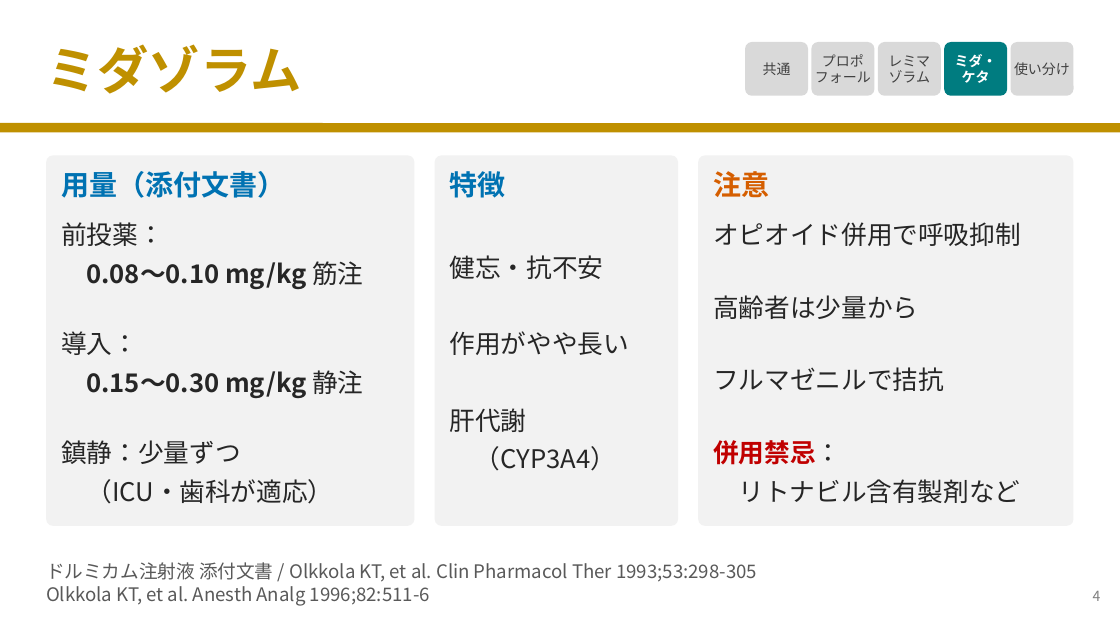
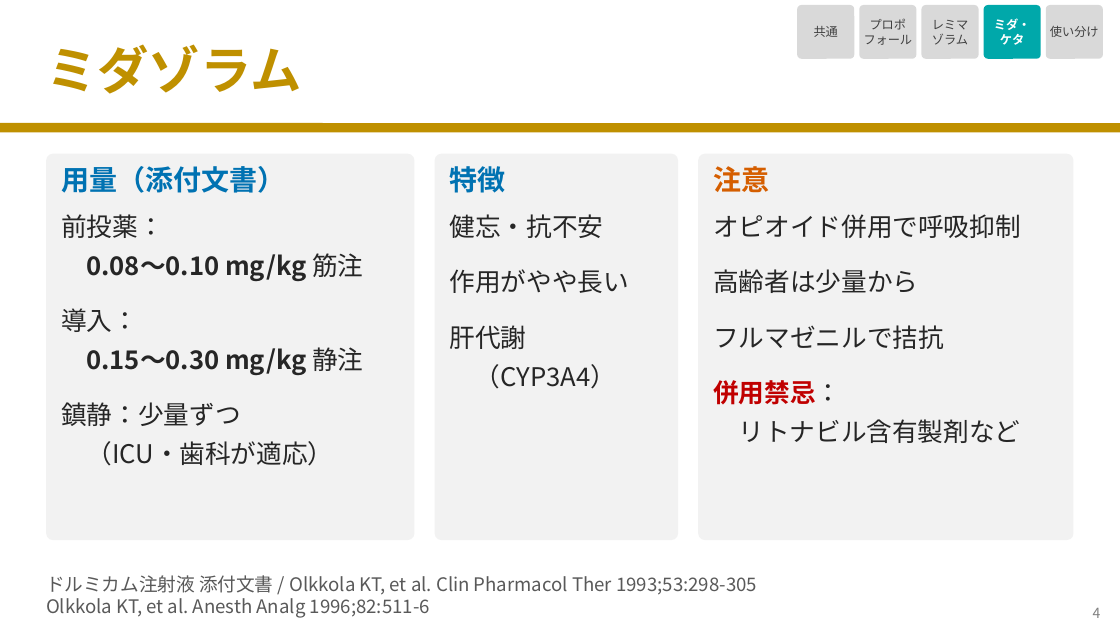
Before and after one commit to nobumitsu-3141/Anes-lecture, a slide deck: slide 5 of slides/3-2_iv_anesthetics/3-2_iv_anesthetics.pptx. Drawn at 1120x630 pixels with LibreOffice and Linux fonts; fonts in the diff are those of the drawing. Boxes give left, top, right and bottom in pixels: in the first picture for what was removed or moved away, otherwise in the second. Text is boxed around its words. In the diff, an @@ line names an element or a change of style, - is before the commit and + after.

```diff
--- a/slides/3-2_iv_anesthetics/3-2_iv_anesthetics.pptx
+++ b/slides/3-2_iv_anesthetics/3-2_iv_anesthetics.pptx
@@ size 12 to 10.5 pt; proportions changed in 4 elements at bbox=[1046, 5, 1103, 59], bbox=[922, 5, 979, 59], bbox=[860, 5, 917, 59], bbox=[797, 5, 854, 59] @@
@@ rounded rectangle "共通": place and size @@
-rounded rectangle "共通" at bbox=[745, 42, 808, 96]
+rounded rectangle "共通" at bbox=[797, 5, 854, 59]
@@ rounded rectangle "プロポ": place and size @@
-rounded rectangle "プロポ" at bbox=[812, 42, 875, 96]
+rounded rectangle "プロポ" at bbox=[860, 5, 917, 59]
@@ rounded rectangle "レミマ": place and size @@
-rounded rectangle "レミマ" at bbox=[878, 42, 941, 96]
+rounded rectangle "レミマ" at bbox=[922, 5, 979, 59]
@@ rounded rectangle "ミダ・": place and size @@
-rounded rectangle "ミダ・" at bbox=[944, 42, 1007, 96]
+rounded rectangle "ミダ・" at bbox=[984, 5, 1041, 59]
@@ rounded rectangle "ミダ・" at bbox=[984, 5, 1041, 59]: size 12 to 10.5 pt; fill #007C80 to #00A8AA; proportions changed @@
@@ rounded rectangle "使い分け": place and size @@
-rounded rectangle "使い分け" at bbox=[1011, 42, 1074, 96]
+rounded rectangle "使い分け" at bbox=[1046, 5, 1103, 59]
@@ rounded rectangle: place and size @@
-rounded rectangle at bbox=[46, 155, 414, 526]
+rounded rectangle at bbox=[46, 154, 414, 540]
@@ rounded rectangle: place and size @@
-rounded rectangle at bbox=[434, 155, 678, 526]
+rounded rectangle at bbox=[434, 154, 678, 540]
@@ rounded rectangle: place and size @@
-rounded rectangle at bbox=[698, 155, 1074, 526]
+rounded rectangle at bbox=[698, 154, 1074, 540]
@@ 3 texts: place and size @@
-3 texts at bbox=[61, 171, 769, 198]
+3 texts at bbox=[61, 166, 769, 193]
@@ 3 texts: place and size @@
-3 texts at bbox=[61, 255, 604, 504]
+3 texts at bbox=[61, 214, 604, 466]
@@ 3 texts: place and size @@
-3 texts at bbox=[61, 222, 1020, 289]
+3 texts at bbox=[61, 214, 1020, 281]
@@ 3 texts: place and size @@
-3 texts at bbox=[450, 331, 1021, 503]
+3 texts at bbox=[450, 269, 1021, 443]
@@ 3 texts: place and size @@
-3 texts at bbox=[61, 295, 918, 398]
+3 texts at bbox=[61, 269, 918, 375]
@@ text "肝代謝": place and size @@
-text "肝代謝" at bbox=[450, 408, 527, 432]
+text "肝代謝" at bbox=[450, 325, 527, 349]
@@ text "フルマゼニルで拮抗": place and size @@
-text "フルマゼニルで拮抗" at bbox=[713, 367, 944, 391]
+text "フルマゼニルで拮抗" at bbox=[713, 325, 944, 349]
@@ text "（CYP3A4）": place and size @@
-text "（CYP3A4）" at bbox=[475, 446, 616, 471]
+text "（CYP3A4）" at bbox=[475, 364, 616, 389]
@@ text "ドルミカム注射液 添付文書 / Olkkola KT, ...": place and size @@
-text "ドルミカム注射液 添付文書 / Olkkola KT, ..." at bbox=[46, 562, 757, 606]
+text "ドルミカム注射液 添付文書 / Olkkola KT, ..." at bbox=[46, 575, 757, 618]
@@ text "4": place and size @@
-text "4" at bbox=[1093, 591, 1101, 601]
+text "4" at bbox=[1093, 608, 1101, 618]
```
Also in this commit, not shown: 7 other slides changed, 8 other files.
